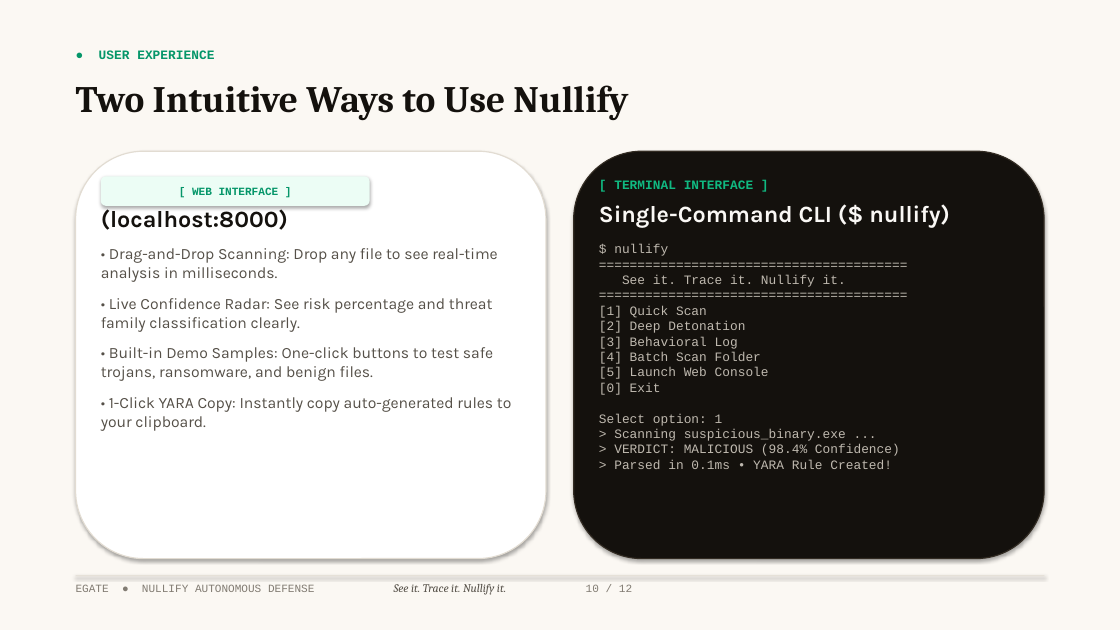
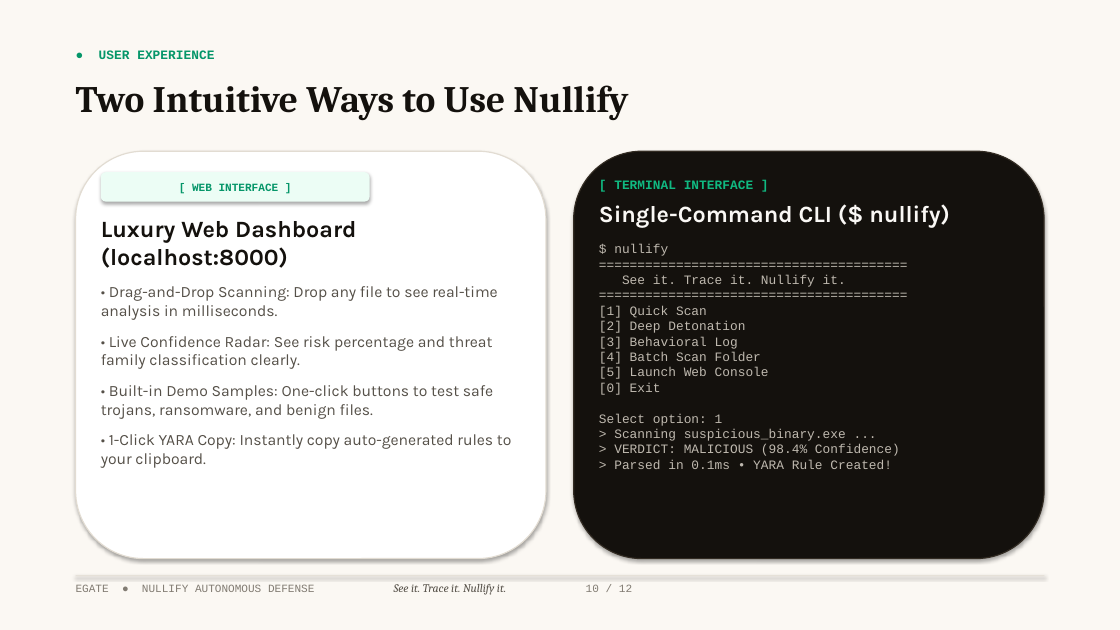
Before and after one commit to Nate-br/nullify, a slide deck: slide 10 of nullify_presentation.pptx. Drawn at 1120x630 pixels with LibreOffice and Linux fonts; fonts in the diff are those of the drawing. Boxes give left, top, right and bottom in pixels: in the first picture for what was removed or moved away, otherwise in the second. Text is boxed around its words. In the diff, an @@ line names an element or a change of style, - is before the commit and + after.

```diff
--- a/nullify_presentation.pptx
+++ b/nullify_presentation.pptx
@@ rounded rectangle "[ WEB INTERFACE ]": place and size @@
-rounded rectangle "[ WEB INTERFACE ]" at box(101, 176, 370, 206)
+rounded rectangle "[ WEB INTERFACE ]" at box(101, 172, 370, 202)
@@ text at box(101, 221, 356, 268): less space between paragraphs @@
@@ text "Luxury Web Dashboard (localhost:8000)": place and size @@
-text "Luxury Web Dashboard (localhost:8000)" at box(101, 187, 511, 431)
+text "Luxury Web Dashboard (localhost:8000)" at box(101, 221, 511, 468)
```
Also in this commit, not shown: 6 other slides changed, 4 other files.
